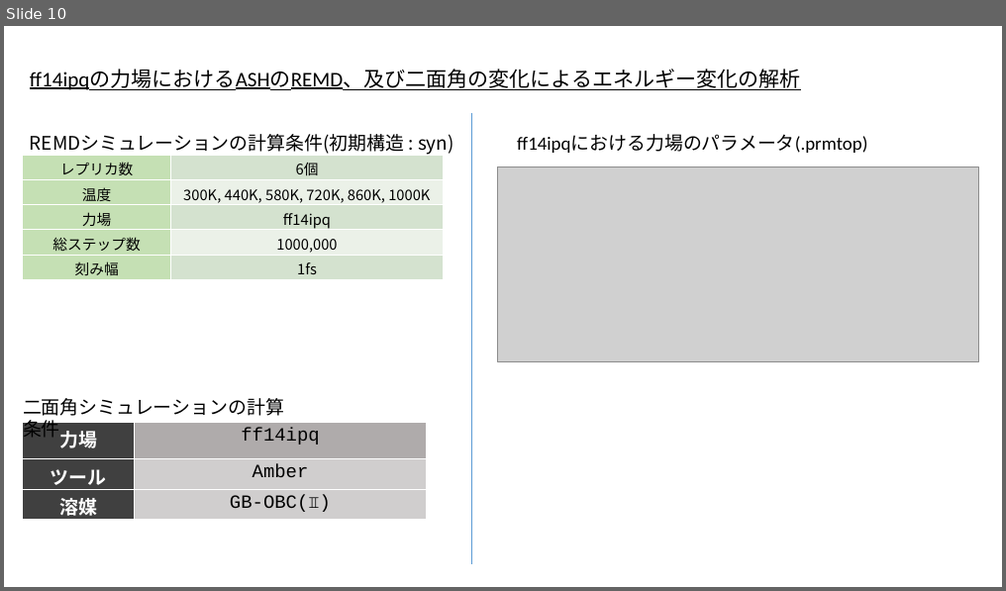
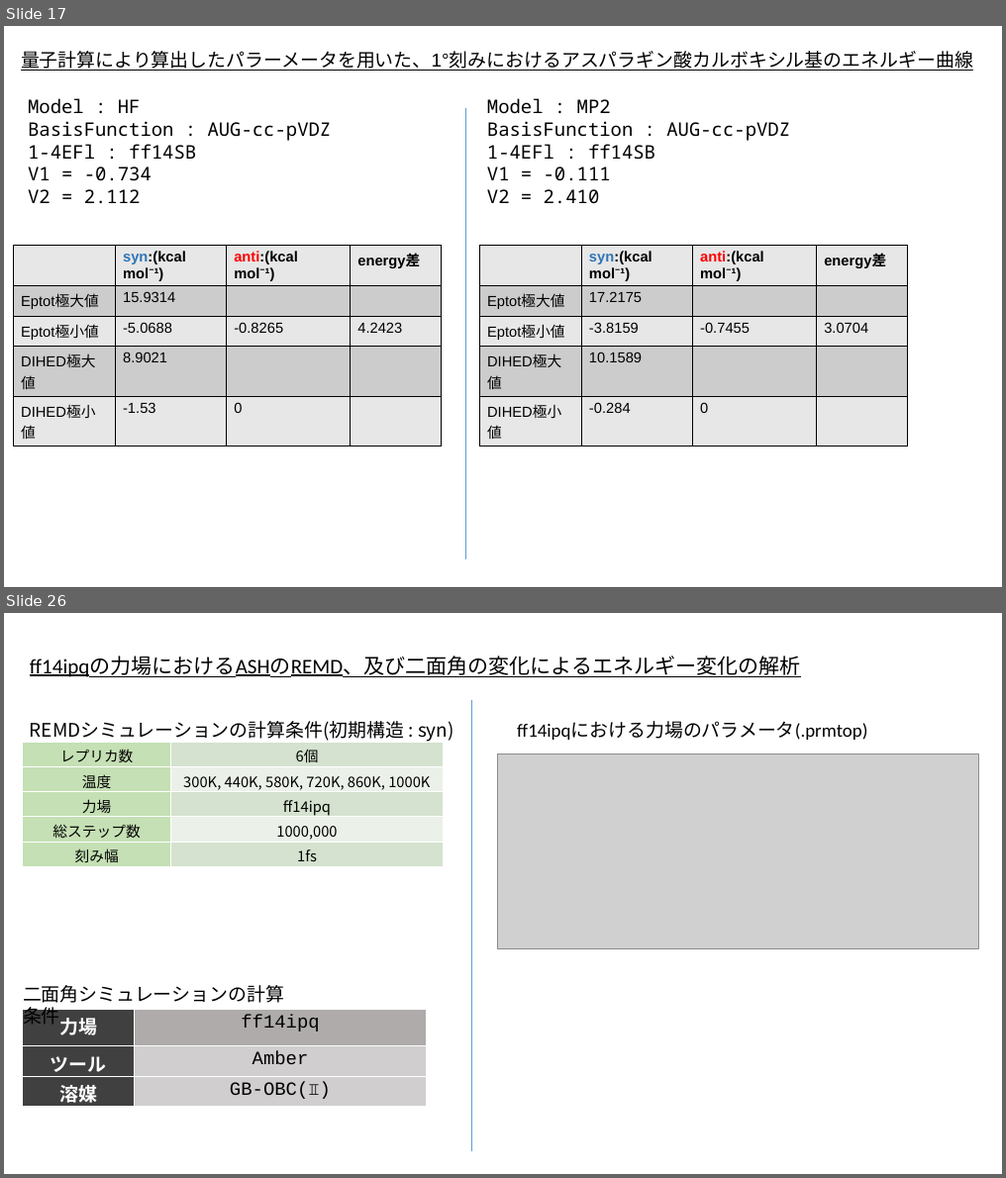
Before and after one commit to Onadius/Python_Labo, a slide deck: lab/SOTSURON/all_data/miyawaki_shintyoku_final_lab.pptx. Shown one above the other, each under a label of ours: slide 10 before the commit, slides 17 and 26 after it; the slides between them are not shown. The pictures are 1006x591 and 1006x1178 pixels, drawn with LibreOffice and Linux fonts; fonts in the diff are those of the drawing; grey boxes stand for pictures. Boxes give left, top, right and bottom in pixels: in the first picture for what was removed or moved away, otherwise in the second. Text is boxed around its words. In the diff, an @@ line names an element or a change of style, - is before the commit and + after.

Commit message:
ff99SBにてシミュレーション及びデータの収集

```diff
--- a/lab/SOTSURON/all_data/miyawaki_shintyoku_final_lab.pptx
+++ b/lab/SOTSURON/all_data/miyawaki_shintyoku_final_lab.pptx
@@ slide 17 added at [4, 26, 1002, 587], background #FFFFFF @@
@@ text added at [21, 51, 973, 71], 18 pt, text #000000, underline @@
+量子計算により算出したパラーメータを用いた、1°刻みにおけるアスパラギン酸カルボキシル基のエネルギー曲線
@@ text added at [28, 98, 332, 203], 18 pt, text #000000 @@
+Model : HF
+BasisFunction : AUG-cc-pVDZ
+1-4EFl : ff14SB
+V1 = -0.734
+V2 = 2.112
@@ line added from (465, 108) to (465, 560), #5B9BD5 0.5 pt @@
@@ text added at [487, 98, 790, 203], 18 pt, text #000000 @@
+Model : MP2
+BasisFunction : AUG-cc-pVDZ
+1-4EFl : ff14SB
+V1 = -0.111
+V2 = 2.410
@@ table added at [14, 246, 441, 417], 5 rows, 4 columns @@
+ | syn:(kcal mol⁻¹) | anti:(kcal mol⁻¹) | energy差
+Eptot極大値 | 15.9314 |  | 
+Eptot極小値 | -5.0688 | -0.8265 | 4.2423
+DIHED極大値 | 8.9021 |  | 
+DIHED極小値 | -1.53 | 0 | 
@@ table added at [480, 246, 907, 417], 5 rows, 4 columns @@
+ | syn:(kcal mol⁻¹) | anti:(kcal mol⁻¹) | energy差
+Eptot極大値 | 17.2175 |  | 
+Eptot極小値 | -3.8159 | -0.7455 | 3.0704
+DIHED極大値 | 10.1589 |  | 
+DIHED極小値 | -0.284 | 0 | 
@@ what was slide 10 is now slide 26 @@
```
Also in this commit, not shown: 10 slides changed, 13 other slides added, 1 slide removed, 13 other files.
